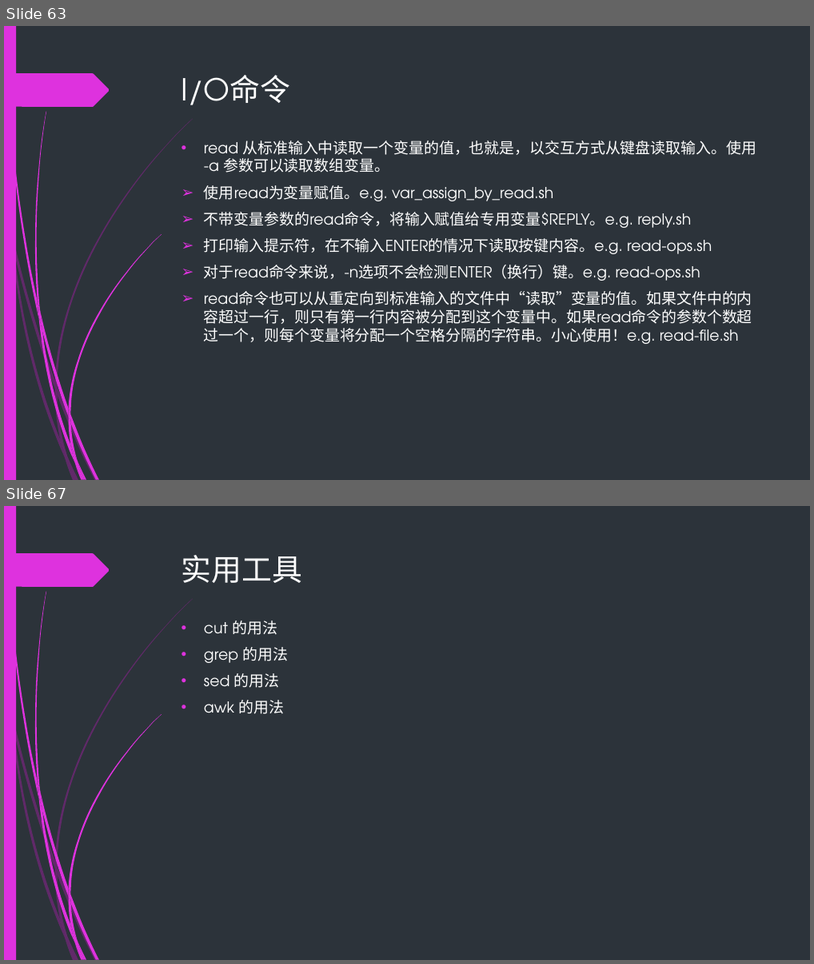
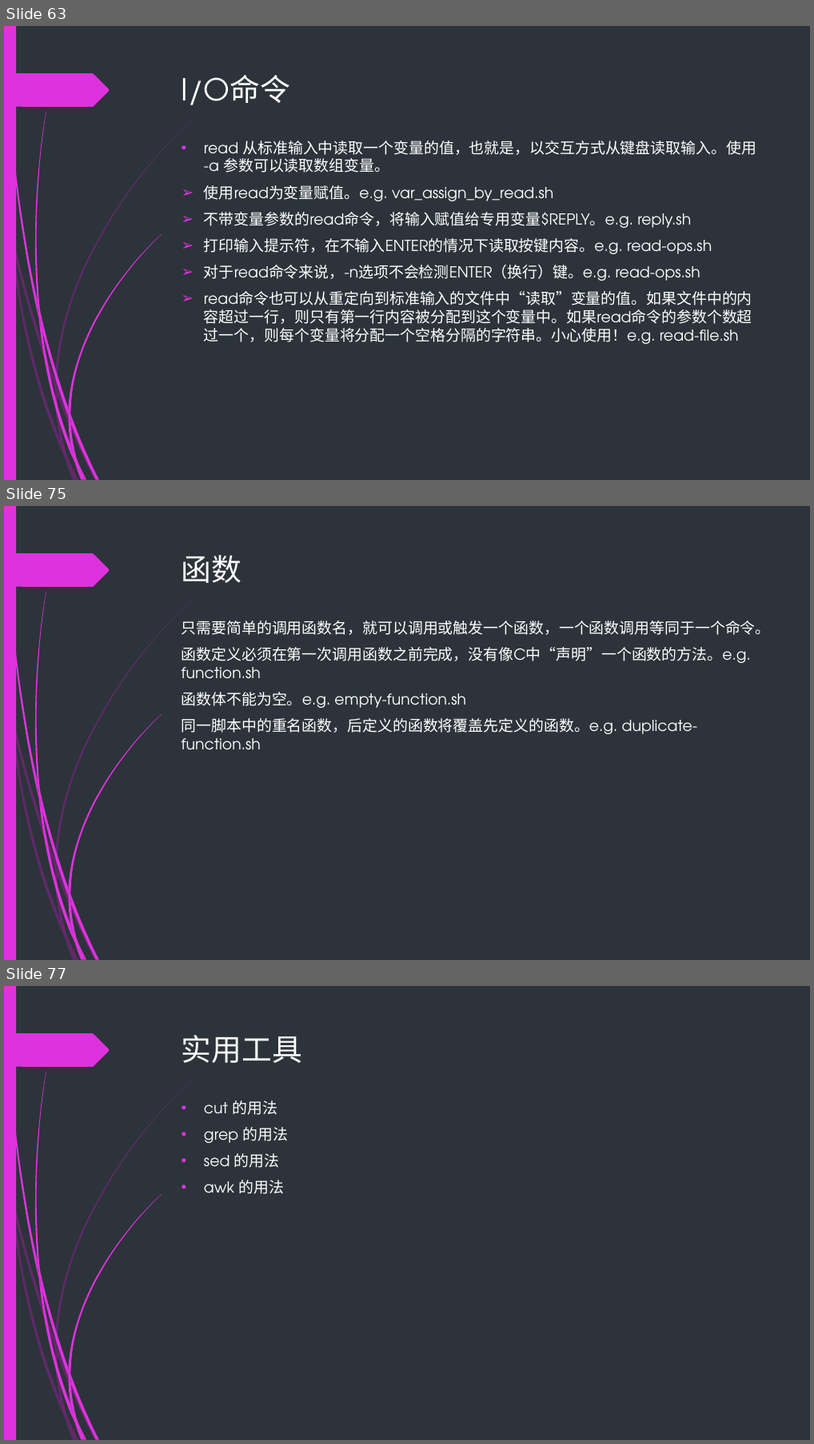
Before and after one commit to backup-ci/abs-train, a slide deck: Bash-scripting-guid.pptx. Shown one above the other, each under a label of ours: slides 63 and 67 before the commit, slides 63, 75 and 77 after it; the slides between them are not shown. The pictures are 814x964 and 814x1444 pixels, drawn with LibreOffice and Linux fonts; fonts in the diff are those of the drawing. Boxes give left, top, right and bottom in pixels: in the first picture for what was removed or moved away, otherwise in the second. Text is boxed around its words. In the diff, an @@ line names an element or a change of style, - is before the commit and + after.

```diff
--- a/Bash-scripting-guid.pptx
+++ b/Bash-scripting-guid.pptx
@@ slide 75 added at [4,506,810,960], background #2C333A; not listed: 24 template elements that a slide beside it also shows @@
@@ title added at [182,555,242,583], 36 pt, text #FFFFFF @@
+函数
@@ text added at [182,620,771,750], 18 pt, text #FFFFFF @@
+只需要简单的调用函数名，就可以调用或触发一个函数，一个函数调用等同于一个命令。
+函数定义必须在第一次调用函数之前完成，没有像C中“声明”一个函数的方法。e.g. function.sh
+函数体不能为空。e.g. empty-function.sh
+同一脚本中的重名函数，后定义的函数将覆盖先定义的函数。e.g. duplicate-function.sh
@@ what was slide 67 is now slide 77 @@
```
Also in this commit, not shown: 5 slides changed, 9 other slides added, 15 other files.
